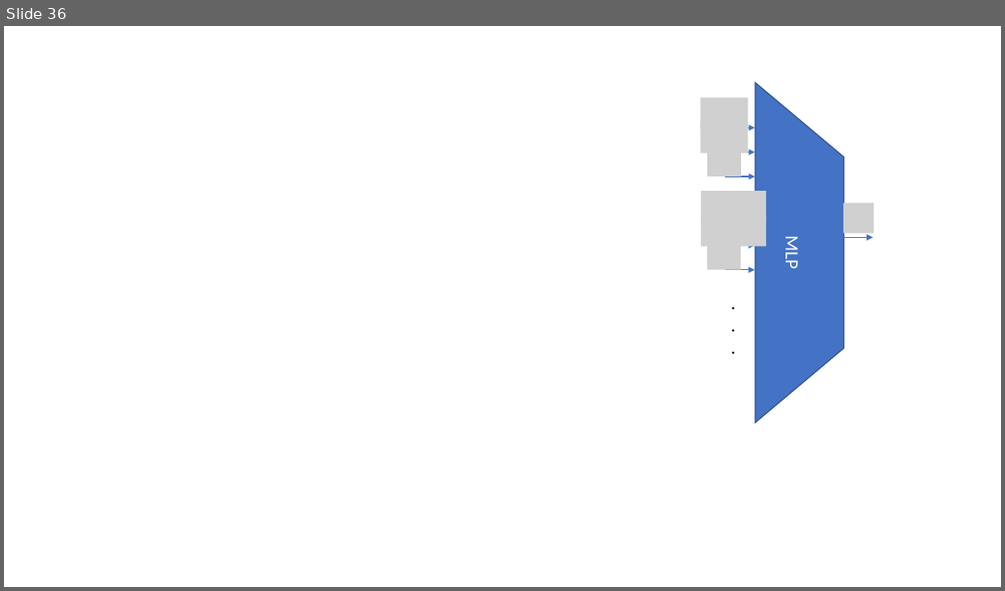
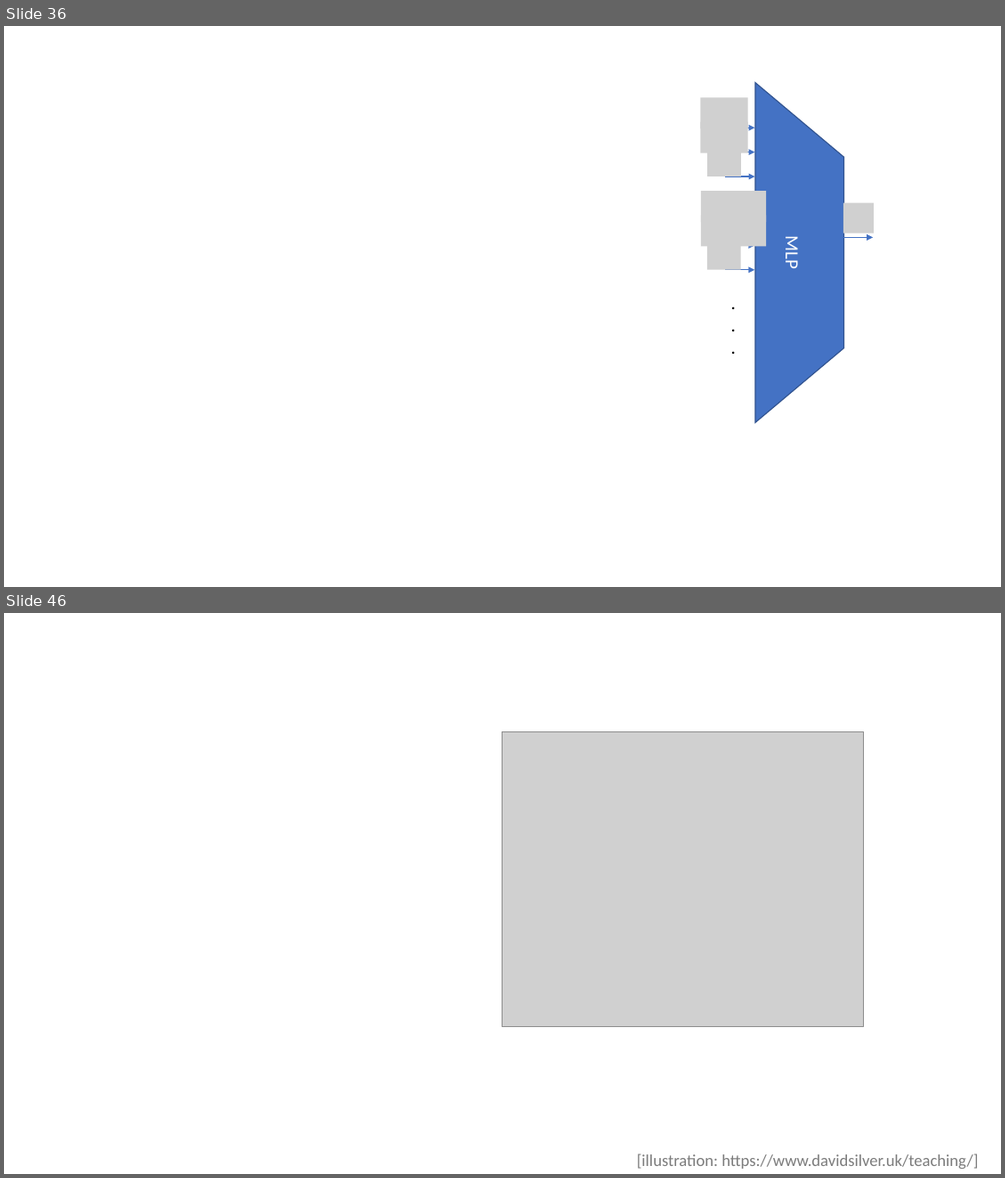
Before and after one commit to jolindien-git/jolindien-git.github.io, a slide deck: Intelligence Artificielle et Analyse de donnees.pptx. Shown one above the other, each under a label of ours: slide 36 before the commit, slides 36 and 46 after it; the slides between them are not shown. The pictures are 1005x591 and 1005x1178 pixels, drawn with LibreOffice and Linux fonts; fonts in the diff are those of the drawing; grey boxes stand for pictures. Boxes give left, top, right and bottom in pixels: in the first picture for what was removed or moved away, otherwise in the second. Text is boxed around its words. In the diff, an @@ line names an element or a change of style, - is before the commit and + after.

```diff
--- a/Intelligence Artificielle et Analyse de donnees.pptx
+++ b/Intelligence Artificielle et Analyse de donnees.pptx
@@ slide 46 added at box(4, 613, 1001, 1174), background #FFFFFF @@
@@ picture added at box(502, 732, 863, 1027) @@
@@ text added at box(637, 1153, 978, 1168), 16 pt, text #7C7C7C @@
+[illustration: https://www.davidsilver.uk/teaching/]
```
Also in this commit, not shown: 8 slides changed, 4 other slides added, 3 slides removed.
